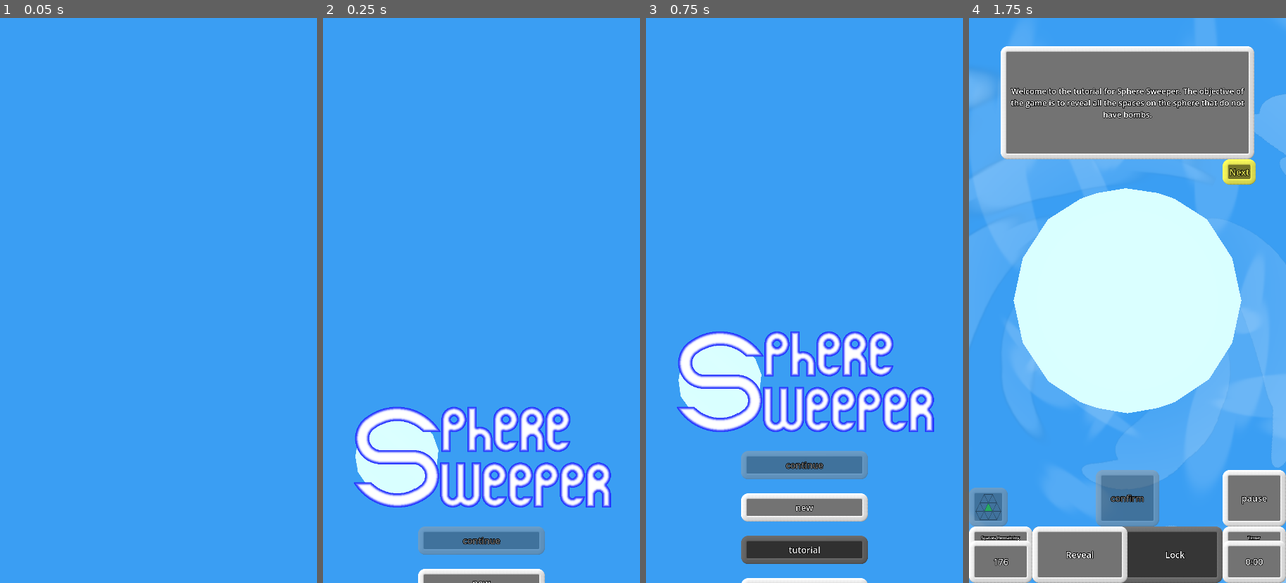
Above: before the commit, frames 1-4 (left to right).
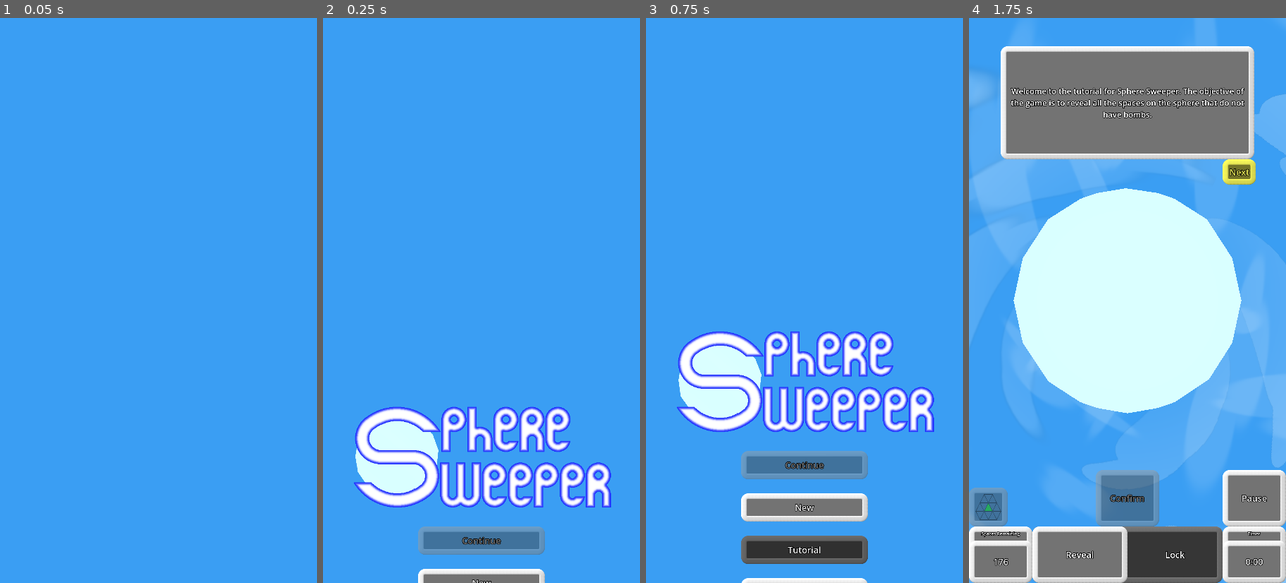
Above: after the commit, the same moments.

Repository: WalynC/sphereSweeperGodot
Game: Godot game, scene res://mainScenes/menu_scene.tscn
Two runs of this game, one before a commit and one after it. Both use one fixed random seed, a clock stepped at 60 frames per second and the inputs below. Sound files missing from this copy of the repository are replaced by a short silence.
Inputs:
- Up to frame 1 (0.05 s): no input
- Up to frame 2 (0.25 s): no input
- Up to frame 3 (0.75 s): click "tutorial" (after the commit: "Tutorial") at 0.5 s
- Up to frame 4 (1.75 s): click "Next" at 1.25 s

Frame 1 is identical in both runs. In frame 2, 0.1% of the frame differs, in the area x 43-57%, y 91-100%; in frame 3, 0.2%; in frame 4, 0.3%, in the area x 3-93%, y 84-93%.

Commit message:
Fixes text not being properly capitalized

Diff:
--- a/uiScenes/custom_game_menu.tscn
+++ b/uiScenes/custom_game_menu.tscn
@@ -53,7 +53,7 @@
 anchor_right = 0.5
 anchor_bottom = 0.8
 focus_mode = 0
-text = "back"
+text = "Back"
 
 [node name="play" type="Button" parent="."]
 layout_mode = 1
@@ -63,7 +63,7 @@
 anchor_right = 0.8
 anchor_bottom = 0.8
 focus_mode = 0
-text = "play"
+text = "Play"
 
 [node name="densText" type="Label" parent="."]
 layout_mode = 1
--- a/uiScenes/game_ui.tscn
+++ b/uiScenes/game_ui.tscn
@@ -78,7 +78,7 @@
 anchor_bottom = 0.9
 focus_mode = 0
 button_mask = 3
-text = "pause"
+text = "Pause"
 metadata/_edit_use_anchors_ = true
 
 [node name="ConfirmButton" type="Button" parent="."]
@@ -90,7 +90,7 @@
 anchor_bottom = 0.9
 focus_mode = 0
 button_mask = 3
-text = "confirm"
+text = "Confirm"
 metadata/_edit_use_anchors_ = true
 
 [node name="BombCounterPanel" type="Panel" parent="."]
@@ -110,7 +110,7 @@
 theme_override_font_sizes/font_size = 20
 text = "Spaces Remaining"
 horizontal_alignment = 1
-vertical_alignment = 2
+vertical_alignment = 1
 
 [node name="BombCounter" type="Button" parent="."]
 layout_mode = 1
@@ -206,7 +206,7 @@
 theme_override_font_sizes/font_size = 20
 text = "Timer"
 horizontal_alignment = 1
-vertical_alignment = 2
+vertical_alignment = 1
 
 [node name="Timer" type="Button" parent="."]
 layout_mode = 1
--- a/uiScenes/lose_screen.tscn
+++ b/uiScenes/lose_screen.tscn
@@ -22,7 +22,7 @@
 anchor_right = 0.7
 anchor_bottom = 0.65
 focus_mode = 0
-text = "restart"
+text = "Restart"
 
 [node name="continue" type="Button" parent="."]
 layout_mode = 1
@@ -32,7 +32,7 @@
 anchor_right = 0.7
 anchor_bottom = 0.725
 focus_mode = 0
-text = "continue"
+text = "Continue"
 
 [node name="menu" type="Button" parent="."]
 layout_mode = 1
@@ -42,7 +42,7 @@
 anchor_right = 0.7
 anchor_bottom = 0.8
 focus_mode = 0
-text = "menu"
+text = "Menu"
 
 [node name="loseLabel" type="Label" parent="."]
 layout_mode = 1
--- a/uiScenes/main_menu.tscn
+++ b/uiScenes/main_menu.tscn
@@ -29,7 +29,7 @@
 anchor_right = 0.7
 anchor_bottom = 0.45
 focus_mode = 0
-text = "continue"
+text = "Continue"
 
 [node name="new" type="Button" parent="."]
 layout_mode = 1
@@ -39,7 +39,7 @@
 anchor_right = 0.7
 anchor_bottom = 0.525
 focus_mode = 0
-text = "new"
+text = "New"
 
 [node name="tut" type="Button" parent="."]
 layout_mode = 1
@@ -49,7 +49,7 @@
 anchor_right = 0.7
 anchor_bottom = 0.6
 focus_mode = 0
-text = "tutorial"
+text = "Tutorial"
 
 [node name="opt" type="Button" parent="."]
 layout_mode = 1
@@ -59,7 +59,7 @@
 anchor_right = 0.7
 anchor_bottom = 0.675
 focus_mode = 0
-text = "options"
+text = "Options"
 
 [node name="quit" type="Button" parent="."]
 layout_mode = 1
@@ -69,7 +69,7 @@
 anchor_right = 0.7
 anchor_bottom = 0.75
 focus_mode = 0
-text = "quit
+text = "Quit
 "
 
 [node name="TextureRect2" type="Control" parent="."]
--- a/uiScenes/new_game_basic_menu.tscn
+++ b/uiScenes/new_game_basic_menu.tscn
@@ -150,7 +150,7 @@
 anchor_right = 0.5
 anchor_bottom = 0.8
 focus_mode = 0
-text = "back"
+text = "Back"
 
 [node name="custom" type="Button" parent="."]
 layout_mode = 1
@@ -160,7 +160,7 @@
 anchor_right = 0.8
 anchor_bottom = 0.8
 focus_mode = 0
-text = "custom"
+text = "Custom"
 
 [node name="play" type="Button" parent="."]
 layout_mode = 1
@@ -170,7 +170,7 @@
 anchor_right = 0.8
 anchor_bottom = 0.9
 focus_mode = 0
-text = "play"
+text = "Play"
 
 [connection signal="toggled" from="5p" to="." method="_change_density" binds= [0]]
 [connection signal="toggled" from="10p" to="." method="_change_density" binds= [1]]
--- a/uiScenes/options_menu.tscn
+++ b/uiScenes/options_menu.tscn
@@ -59,7 +59,7 @@
 anchor_right = 0.5
 anchor_bottom = 0.8
 focus_mode = 0
-text = "back"
+text = "Back"
 
 [node name="volume" type="HSlider" parent="."]
 layout_mode = 1
--- a/uiScenes/tutorial_pause_menu.tscn
+++ b/uiScenes/tutorial_pause_menu.tscn
@@ -22,7 +22,7 @@
 anchor_right = 0.7
 anchor_bottom = 0.5
 focus_mode = 0
-text = "continue"
+text = "Continue"
 
 [node name="new" type="Button" parent="."]
 layout_mode = 1
@@ -32,7 +32,7 @@
 anchor_right = 0.7
 anchor_bottom = 0.575
 focus_mode = 0
-text = "restart"
+text = "Restart"
 
 [node name="options" type="Button" parent="."]
 layout_mode = 1
@@ -42,7 +42,7 @@
 anchor_right = 0.7
 anchor_bottom = 0.65
 focus_mode = 0
-text = "options"
+text = "Options"
 
 [node name="menu" type="Button" parent="."]
 layout_mode = 1
@@ -52,7 +52,7 @@
 anchor_right = 0.7
 anchor_bottom = 0.725
 focus_mode = 0
-text = "menu
+text = "Menu
 "
 
 [node name="paused" type="Label" parent="."]
--- a/uiScenes/win_screen.tscn
+++ b/uiScenes/win_screen.tscn
@@ -24,7 +24,7 @@
 anchor_right = 0.7
 anchor_bottom = 0.75
 focus_mode = 0
-text = "play again"
+text = "Play Again"
 
 [node name="menu" type="Button" parent="."]
 layout_mode = 1
@@ -34,7 +34,7 @@
 anchor_right = 0.7
 anchor_bottom = 0.825
 focus_mode = 0
-text = "menu"
+text = "Menu"
 
 [node name="loseLabel" type="Label" parent="."]
 layout_mode = 1
